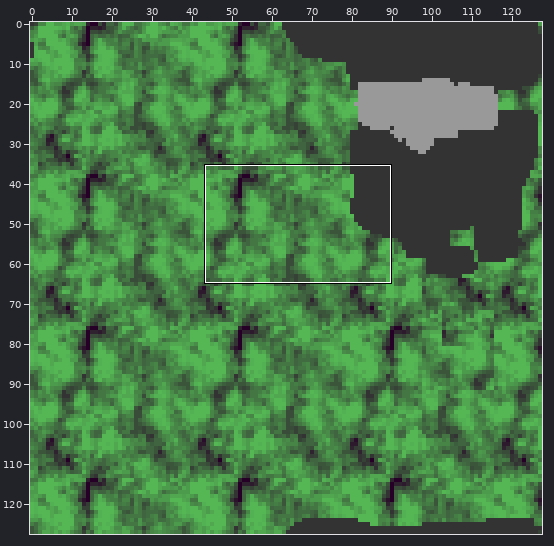
A sprite sheet gets an edit: Assets/Scenes/Aloïs/Grass Scale/GrassScaleWest.png. Above: a wide view before the commit, with the close-up outlined.
Close-up. Old version:
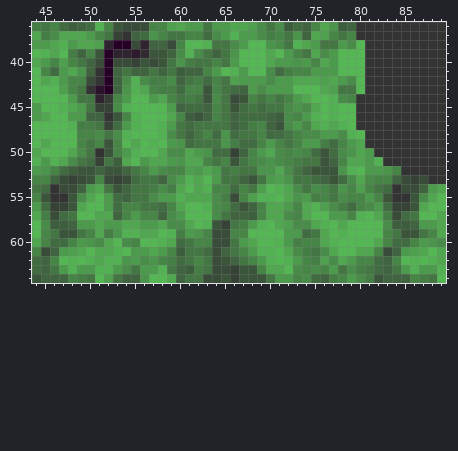
The file is 128x128 pixels. Colours within 5 levels of each other are drawn and written as one. Shown: x 44..89, y 36..64.
The same view after the edit:
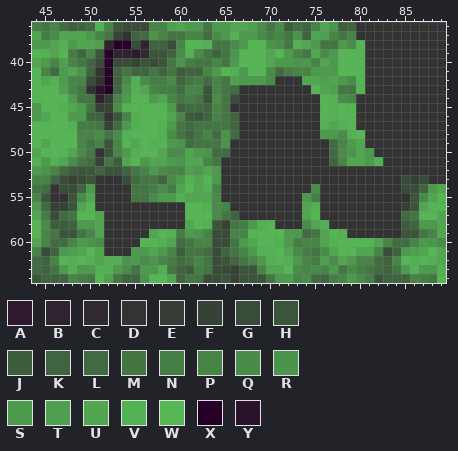
Palette (. is transparent): A #2d1b2d  B #2f232f  C #312a31  D #333333  E #353c35  F #364236  G #394b39  H #3b553b  J #3d5e3d  K #3f643f  L #416c41  M #437643  N #457e45  P #478547  Q #498b49  R #4b944b  S #4c9a4c  T #4ea04e  U #50a750  V #52b152  W #54b754  X #270027  Y #2b132b
Diff:
y 42: x 71..73 SSU -> DDD
y 43: x 67..74 KSQSSSWW -> DDDDDDDD
y 44: x 67..75 HPMPMPSUW -> DDDDDDDDD
y 45: x 66..75 HLMLMMQRQU -> DDDDDDDDDD
y 46: x 67..75 LLLKJQPSV -> DDDDDDDDD
y 47: x 67..75 LNPKHQSPU -> DDDDDDDDD
y 48: x 67..75 MMPLLMPQQ -> DDDDDDDDD
y 49: x 66..76 NLLPSPMPSSN -> DDDDDDDDDDD
y 50: x 66..76 FKPSUQPQPLH -> DDDDDDDDDDD
y 51: x 65..76 PHMPQRQPNMMH -> DDDDDDDDDDDD
y 52: x 65..84 MNMMRRUQMKHHHRVWSSRP -> DDDDDDDDDDDDDDDDDDDD
y 53: x 51..53 PGF -> DDD; x 65..84 MMKHMSTRMMLKHLQUQPPK -> DDDDDDDDDDDDDDDDDDDD
y 54: x 51..54 UMHK -> DDDD; x 65..74 PLPMTWVUQM -> DDDDDDDDDD; x 76..83 PMRPTPML -> DDDDDDDD
y 55: x 51..54 WSLK -> DDDD; x 65..73 NGPTVVWUR -> DDDDDDDDD; x 76..83 PMQPPSPH -> DDDDDDDD
y 56: x 51..60 WSLPPMMLPU -> DDDDDDDDDD; x 66..73 LHKPUUSP -> DDDDDDDD; x 76..84 TQNLPQSLF -> DDDDDDDDD
y 57: x 52..60 UKPSPPKQS -> DDDDDDDDD; x 67..73 KJPUUQP -> DDDDDDD; x 76..84 WSSPVWUNG -> DDDDDDDDD
y 58: x 52..60 SSUUSSUQQ -> DDDDDDDDD; x 71..73 UTQ -> DDD; x 77..84 WUWWWWQJ -> DDDDDDDD
y 59: x 52..56 NRVVU -> DDDDD; x 79..84 WWWWPM -> DDDDDD
y 60: x 52..55 UWQP -> DDDD
y 61: x 52..54 UVW -> DDD
Boxes around the changes in both close-ups, in picture pixels (x1, y1, x2, y2):
changed: (221, 76, 401, 238)
changed: (95, 175, 185, 256)
